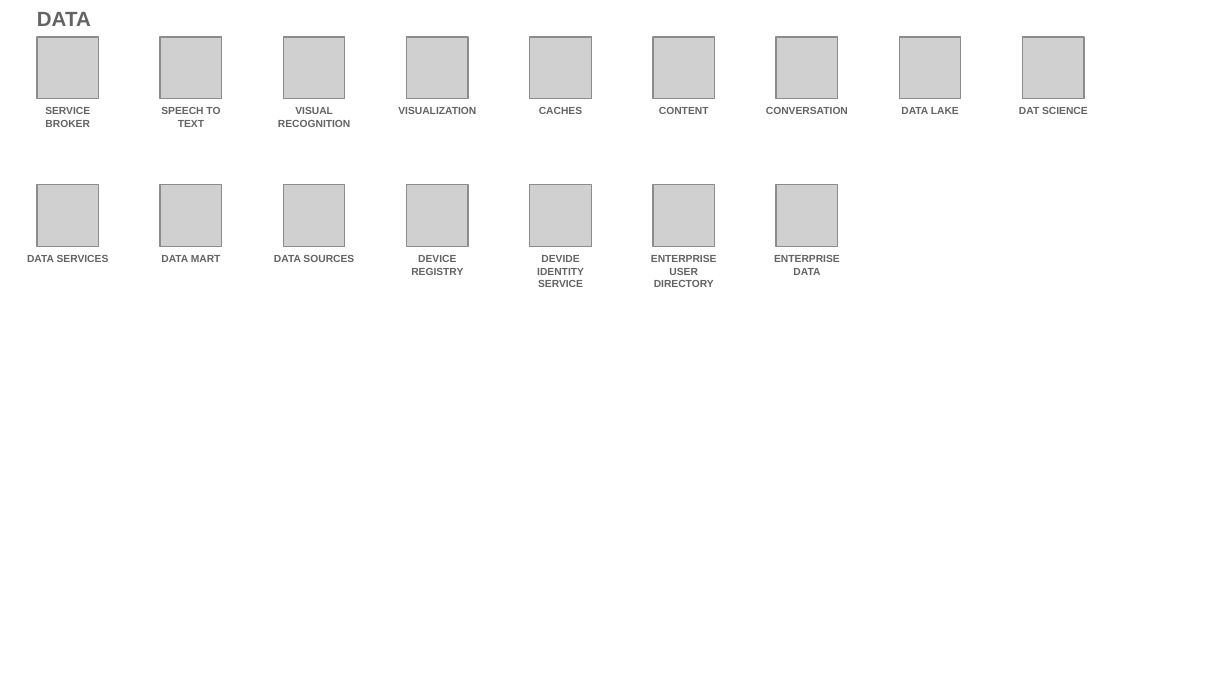
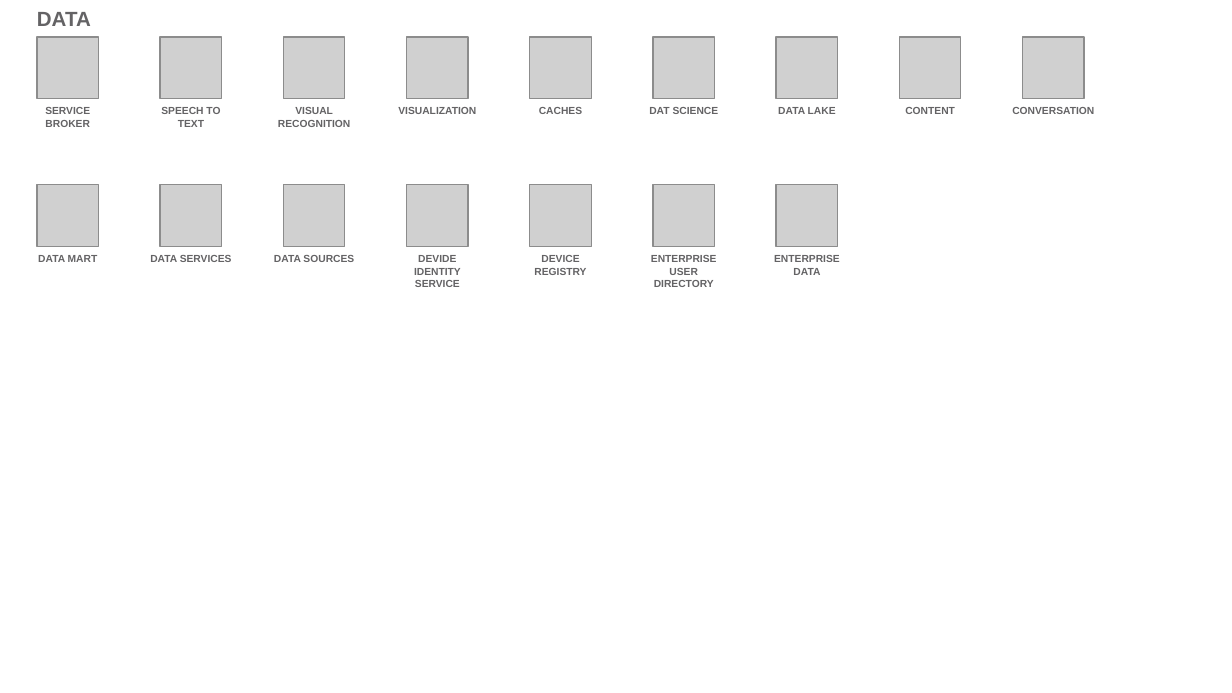
Before and after one commit to l2fprod/myarchitecture, a slide deck: slide 15 of mycatalog-architecture-diagram-template.pptx. Drawn at 1232x693 pixels with LibreOffice and Linux fonts; fonts in the diff are those of the drawing; grey boxes stand for pictures. Boxes give left, top, right and bottom in pixels: in the first picture for what was removed or moved away, otherwise in the second. Text is boxed around its words. In the diff, an @@ line names an element or a change of style, - is before the commit and + after.

```diff
--- a/mycatalog-architecture-diagram-template.pptx
+++ b/mycatalog-architecture-diagram-template.pptx
@@ text at (649,107,719,114): text changed @@
-CONTENT
+DAT SCIENCE
@@ text "DATA LAKE": place and size @@
-text "DATA LAKE" at (901,107,959,114)
+text "DATA LAKE" at (778,107,836,114)
@@ text removed at (766,107,848,114) @@
-CONVERSATION
@@ text added at (905,107,955,114), 6 pt, text #646365, bold @@
+CONTENT
@@ text at (1012,107,1094,114): text changed @@
-DAT SCIENCE
+CONVERSATION
@@ text at (38,255,98,262): text changed @@
-DATA SERVICES
+DATA MART
@@ text at (150,255,232,262): text changed @@
-DATA MART
+DATA SERVICES
@@ text "DEVIDE IDENTITY SERVICE": place and size @@
-text "DEVIDE IDENTITY SERVICE" at (537,255,584,287)
+text "DEVIDE IDENTITY SERVICE" at (414,255,461,287)
@@ text "DEVICE REGISTRY": place and size @@
-text "DEVICE REGISTRY" at (411,255,463,275)
+text "DEVICE REGISTRY" at (534,255,586,275)
```
Also in this commit, not shown: 13 other slides changed, 1 slide added, 1 slide removed.
